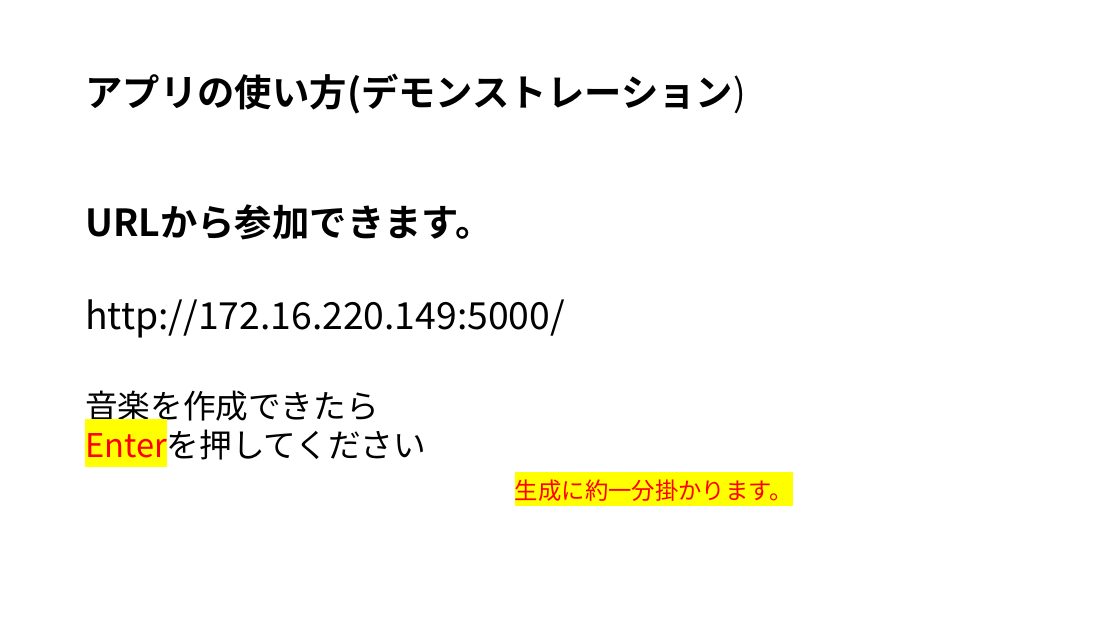
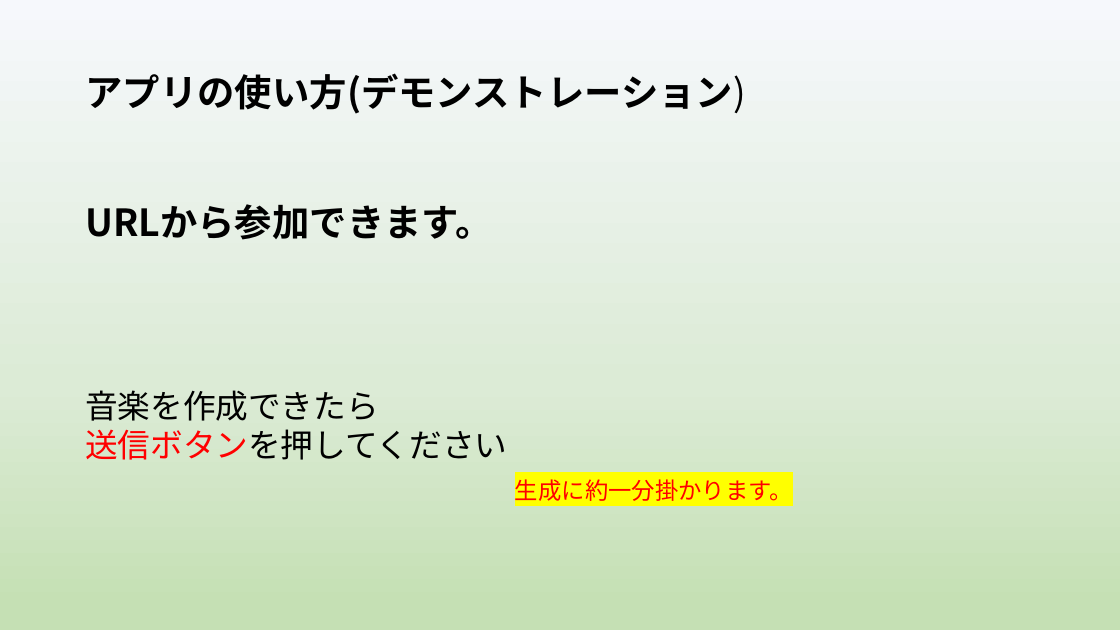
Before and after one commit to yoshitake266/bitComposer_prj, a slide deck: slide 3 of presentation/bit Composer2.pptx (slide 13 before the commit). Drawn at 1120x630 pixels with LibreOffice and Linux fonts; fonts in the diff are those of the drawing. Boxes give left, top, right and bottom in pixels: in the first picture for what was removed or moved away, otherwise in the second. Text is boxed around its words. In the diff, an @@ line names an element or a change of style, - is before the commit and + after.

```diff
--- a/presentation/bit Composer2.pptx
+++ b/presentation/bit Composer2.pptx
@@ background #FFFFFF to gradient #F6F8FC to #DCEBD6 to #C5E0B4 @@
@@ text removed at [85,299,565,338] @@
-http://172.16.220.149:5000/
@@ text at [85,429,507,460]: text changed @@
-Enterを押してください
+送信ボタンを押してください
```
Also in this commit, not shown: 8 other slides changed, 1 slide added, 7 slides removed.
